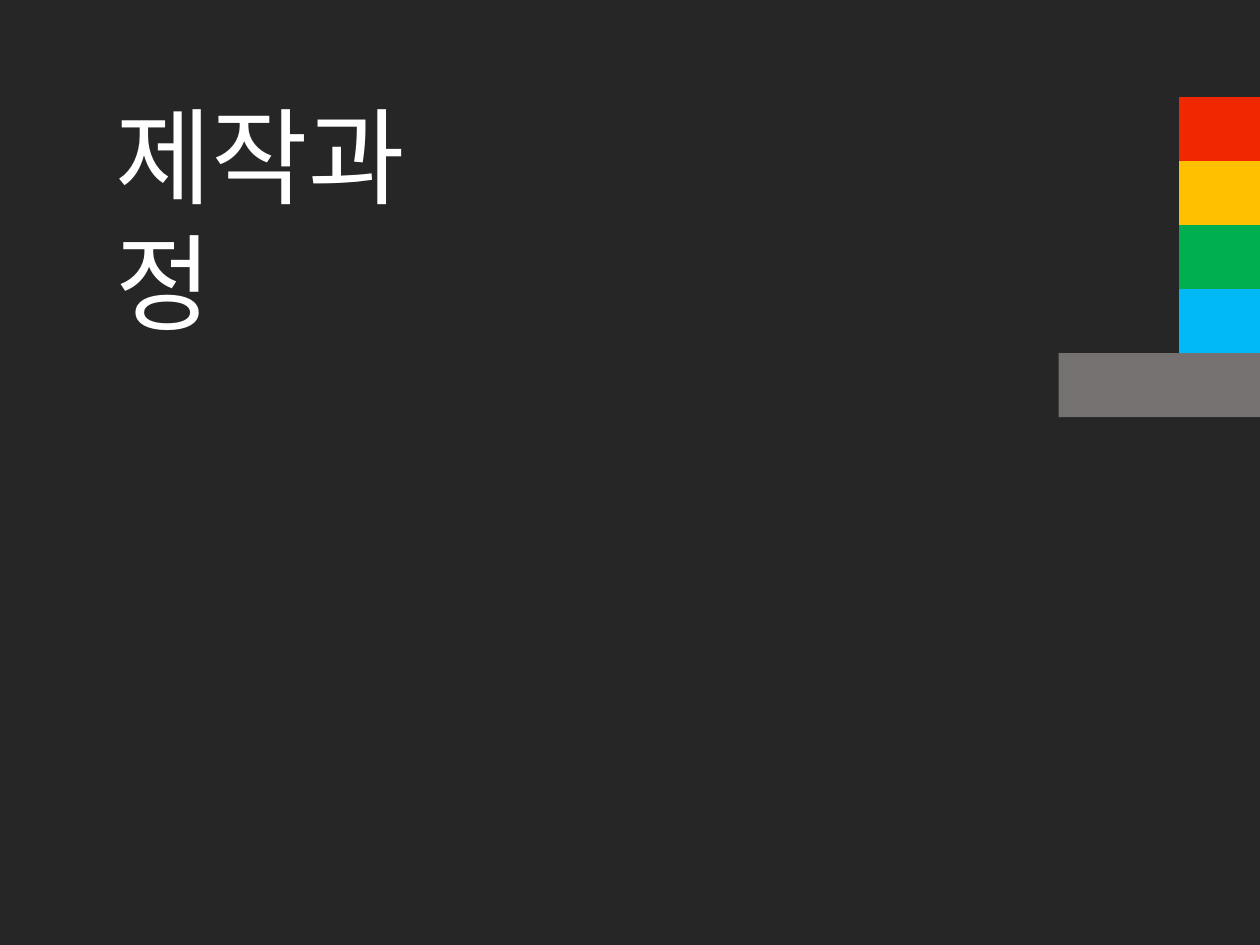
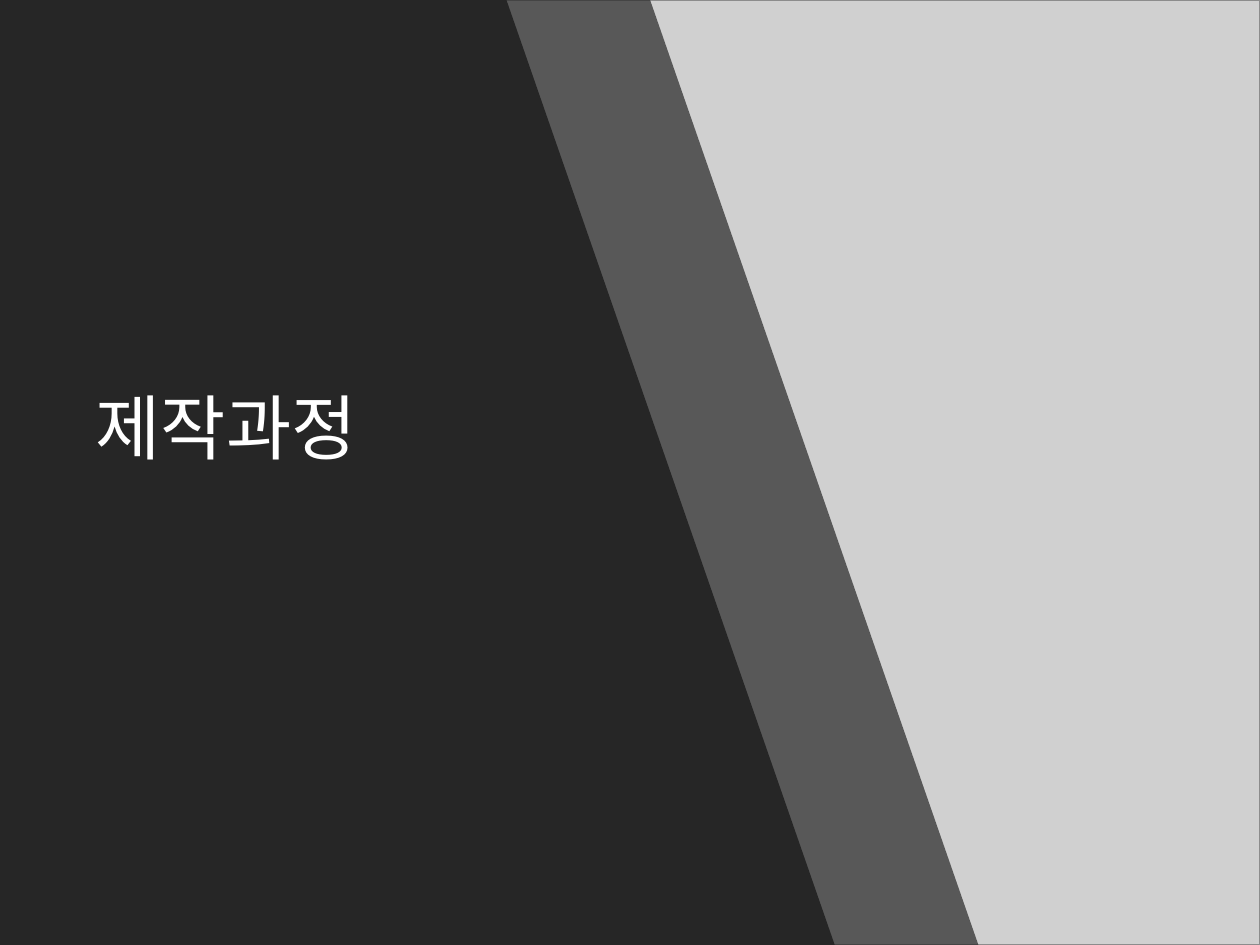
Before and after one commit to cmTEJAVA/Satellite, a slide deck: slide 9 of 발표자료/API 텀프로젝트 발표자료.pptx (slide 6 before the commit). Drawn at 1260x945 pixels with LibreOffice and Linux fonts; fonts in the diff are those of the drawing; grey boxes stand for pictures. Boxes give left, top, right and bottom in pixels: in the first picture for what was removed or moved away, otherwise in the second. Text is boxed around its words. In the diff, an @@ line names an element or a change of style, - is before the commit and + after.

```diff
--- a/발표자료/API 텀프로젝트 발표자료.pptx
+++ b/발표자료/API 텀프로젝트 발표자료.pptx
@@ rectangle added at box(0, 0, 1260, 945), fill #FFFFFF @@
@@ freeform shape added at box(0, 0, 979, 945), fill #262626 at 70% opacity @@
@@ freeform shape added at box(0, 0, 835, 945), fill #262626 @@
@@ picture added at box(498, 0, 1260, 945) @@
@@ rectangle removed at box(1179, 97, 1260, 161) @@
@@ rectangle removed at box(1179, 161, 1260, 226) @@
@@ rectangle removed at box(1179, 226, 1260, 290) @@
@@ rectangle removed at box(1179, 290, 1260, 354) @@
@@ rectangle removed at box(1058, 353, 1260, 417) @@
@@ text "제작과정": place and size @@
-text "제작과정" at box(115, 109, 405, 330)
+text "제작과정" at box(96, 395, 357, 460)
@@ text "제작과정" at box(96, 395, 357, 460): size 60 to 40.5 pt; line spacing 1 to 0.9 @@
```
Also in this commit, not shown: 4 other slides changed, 2 slides removed, 2 other files.
